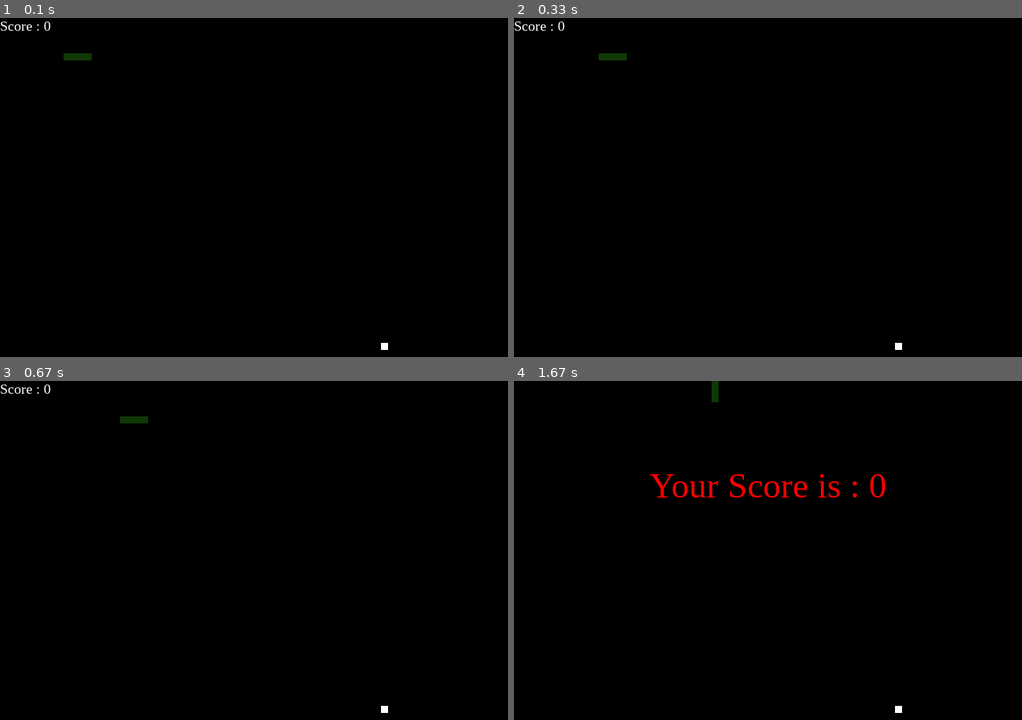
Above: before the commit, frames 1-4 (two rows, left to right).
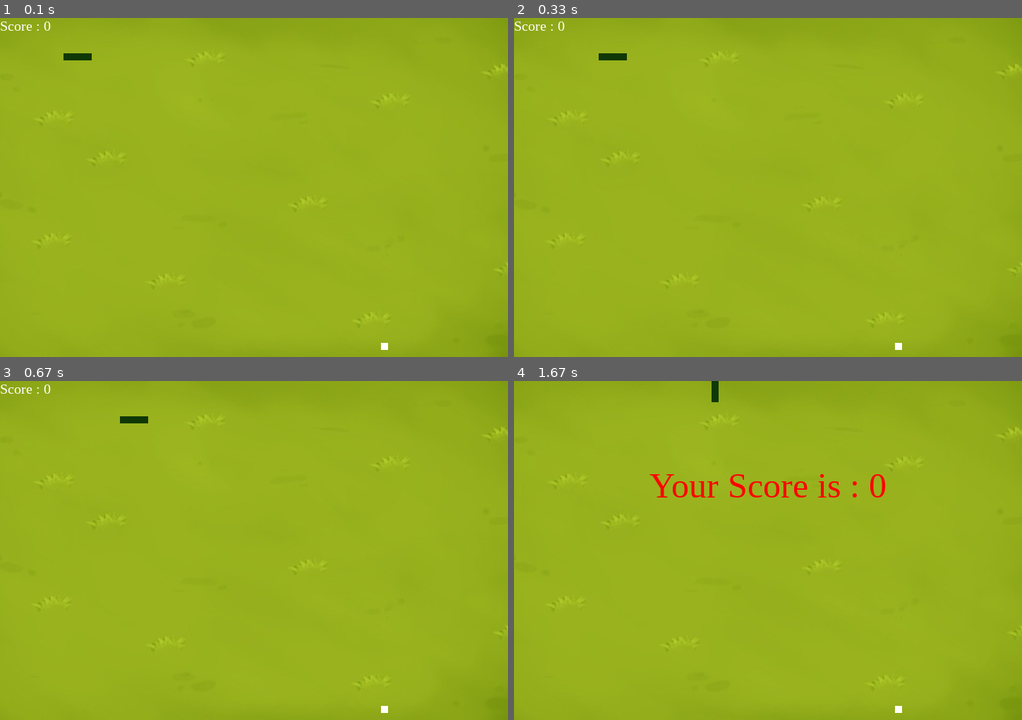
Above: after the commit, the same moments.

Repository: lscantelbury/Snake
Game: pygame game, started from snake.py
Same seed, same stepped clock (60 frames per second), same inputs: the game is played once before the commit and once after it.
Inputs:
- Up to frame 1 (0.1 s): no input
- Up to frame 2 (0.33 s): no input
- Up to frame 3 (0.67 s): tap Enter at 0.33 s
- Up to frame 4 (1.67 s): hold Up 1.17-1.63 s

The runs differ from the first frame. In frame 1, 100% of the frame differs, in the area x 0-100%, y 0-100%; in frame 2, 100%; in frame 3, 100%; in frame 4, 99%.

Commit message:
Adding Backgroun
Co-authored-by: Luã Maury Maquiné da Silva <luamaquine@users.noreply.github.com>
Co-authored-by: Luís Henrique Coimbra Evangelista <CoimbriceUEA@users.noreply.github.com>
Co-authored-by: levi alfaia loureiro <levialfaialoureiro@users.noreply.github.com>

Diff:
--- a/menu.py
+++ b/menu.py
@@ -1 +1,20 @@
 import pygame
+
+menu_x = 720
+menu_y = 480
+
+# defining colors
+black = pygame.Color(0, 0, 0)
+white = pygame.Color(255, 255, 255)
+red = pygame.Color(255, 0, 0)
+green = pygame.Color(16, 56, 6) #phtaloh green
+blue = pygame.Color(0, 0, 255)
+
+def startgame():
+    start_button = pygame.image.load()
+
+def credits():
+    credits_button = pygame.image.load()
+
+def quitgame():
+    quitgame_button = pygame.image.load()
--- a/snake.py
+++ b/snake.py
@@ -48,6 +48,8 @@
 
 # inital score
 score = 0
+
+background = pygame.image.load('assets/grama.png')
 
 # displaying Score function
 def show_score(choice, color, font, size):
@@ -100,7 +102,7 @@
 
 # Main Function
 while True:
-
+    game_window.blit(background, (0, 0))
     # handling key events
     for event in pygame.event.get():
         if event.type == pygame.KEYDOWN:
@@ -150,7 +152,6 @@
                           random.randrange(1, (window_y//10)) * 10]
 
     fruit_spawn = True
-    game_window.fill(black)
 
     for pos in snake_body:
         pygame.draw.rect(game_window, green,
Binary file added: assets/grama.png
